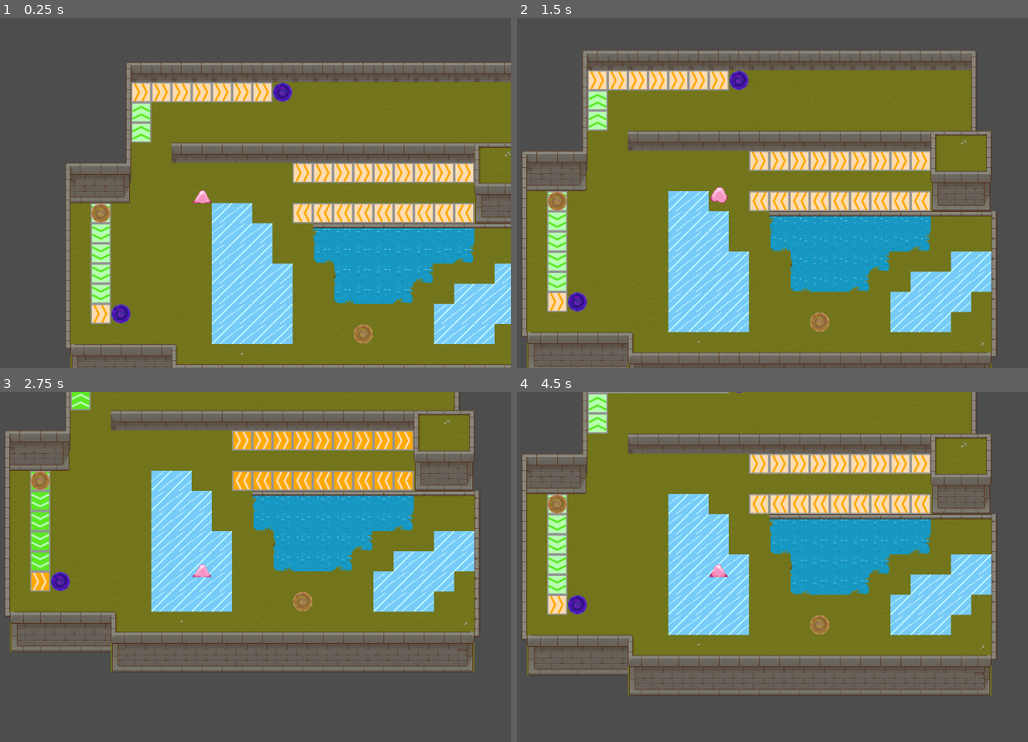
Above: before the commit, frames 1-4 (two rows, left to right).
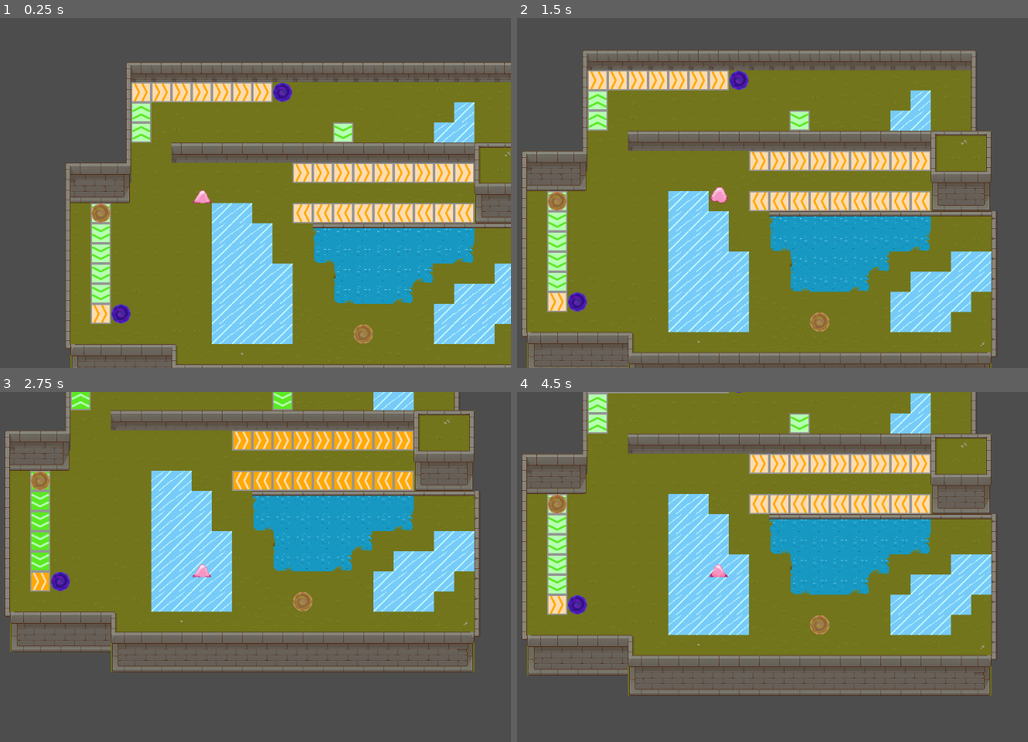
Above: after the commit, the same moments.

Repository: kp-04z/gelatinous-blobulous
Game: Godot game, scene res://world.tscn
Two runs of this game, one before a commit and one after it. Both use one fixed random seed, a clock stepped at 60 frames per second and the inputs below.
Inputs:
- Up to frame 1 (0.25 s): no input
- Up to frame 2 (1.5 s): tap Enter at 0.5 s; hold Right (right) 0.53-1.28 s; hold Down (down) from 1.28 s (still down)
- Up to frame 3 (2.75 s): release Down (down) at 2.03 s; hold Right (right) from 2.03 s (still down)
- Up to frame 4 (4.5 s): release Right (right) at 2.78 s; hold Up (up) 2.78-3.53 s; hold Left (left) from 3.53 s (still down)

The runs differ from the first frame. In frame 1, 0.9% of the frame differs, in the area x 65-93%, y 24-36%; in frame 2, 0.9%; in frame 3, 0.6%; in frame 4, 1.0%, in the area x 53-82%, y 0-12%.

Commit message:
added conveyor and ice mechanic with oneway mechanic

Diff:
--- a/world.tscn
+++ b/world.tscn
@@ -661,12 +661,12 @@
 
 [node name="conveyor_down" type="TileMapLayer" parent="Terrain"]
 texture_filter = 1
-tile_map_data = PackedByteArray("AAANAAwAAgAAAAAAAAANAA0AAgAAAAAAAAANAA4AAgAAAAAAAAANAA8AAgAAAAAAAAANAAsAAgAAAAAAAAA=")
+tile_map_data = PackedByteArray("AAANAAwAAgAAAAAAAAANAA0AAgAAAAAAAAANAA4AAgAAAAAAAAANAA8AAgAAAAAAAAANAAsAAgAAAAAAAAAZAAcAAgAAAAAAAAA=")
 tile_set = SubResource("TileSet_wse8f")
 
 [node name="ice" type="TileMapLayer" parent="Terrain"]
 texture_filter = 1
-tile_map_data = PackedByteArray("AAAhABAABgAAAAAAAAAgABAABgA …(528 unchanged characters)… AAAAAAAAiAA4ABgAAAAAAAAAiAA8ABgAAAAAAAAA=")
+tile_map_data = PackedByteArray("AAAhABAABgAAAAAAAAAgABAABgA …(528 unchanged characters)… AAAAAAAAiAA4ABgAAAAAAAAAiAA8ABgAAAAAAAAAeAAcABgAAAAAAAAAfAAcABgAAAAAAAAAfAAYABgAAAAAAAAA=")
 tile_set = SubResource("TileSet_wse8f")
 
 [node name="portals" type="TileMapLayer" parent="Terrain"]
